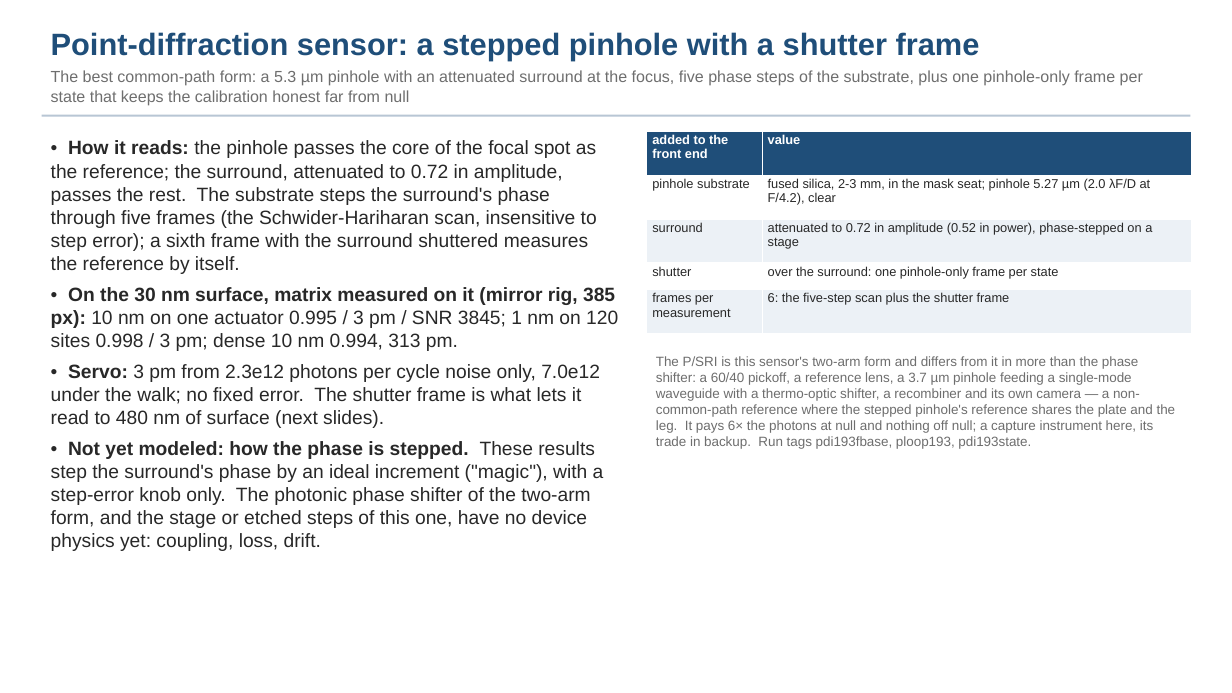
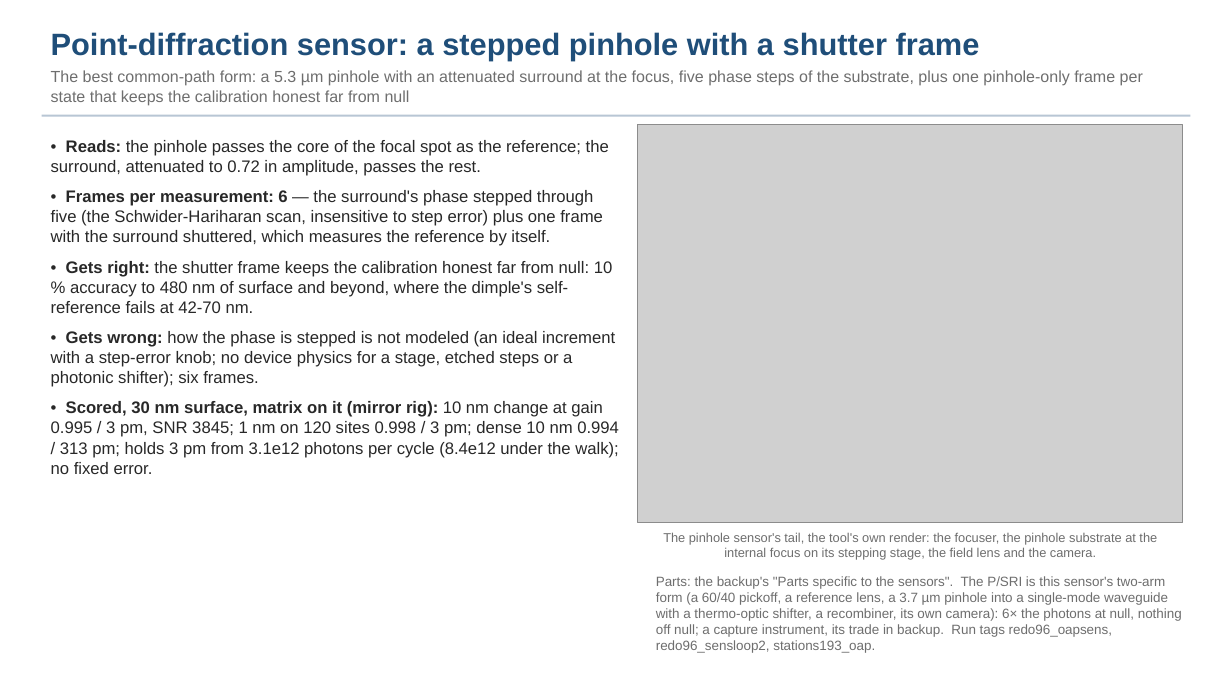
Before and after one commit to nasa-jpl/macos, a slide deck: slide 10 of demo_session/deck_gauges_short.pptx. Drawn at 1232x693 pixels with LibreOffice and Linux fonts; fonts in the diff are those of the drawing; grey boxes stand for pictures. Boxes give left, top, right and bottom in pixels: in the first picture for what was removed or moved away, otherwise in the second. Text is boxed around its words. In the diff, an @@ line names an element or a change of style, - is before the commit and + after.

```diff
--- a/demo_session/deck_gauges_short.pptx
+++ b/demo_session/deck_gauges_short.pptx
@@ text at (51,140,619,474): text changed; size 15 to 13 pt @@
-• How it reads: the pinhole passes the core of the focal spot as the reference; the surround, attenuated to 0.72 in amplitude, passes the rest. The substrate steps the surround's phase through five frames (the Schwider-Hariharan scan, insensitive to step error); a sixth frame with the surround shuttered measures the reference by itself.
-• On the 30 nm surface, matrix measured on it (mirror rig, 385 px): 10 nm on one actuator 0.995 / 3 pm / SNR 3845; 1 nm on 120 sites 0.998 / 3 pm; dense 10 nm 0.994, 313 pm.
-• Servo: 3 pm from 2.3e12 photons per cycle noise only, 7.0e12 under the walk; no fixed error. The shutter frame is what lets it read to 480 nm of surface (next slides).
-• Not yet modeled: how the phase is stepped. These results step the surround's phase by an ideal increment ("magic"), with a step-error knob only. The photonic phase shifter of the two-arm form, and the stage or etched steps of this one, have no device physics yet: coupling, loss, drift.
+• Reads: the pinhole passes the core of the focal spot as the reference; the surround, attenuated to 0.72 in amplitude, passes the rest.
+• Frames per measurement: 6 — the surround's phase stepped through five (the Schwider-Hariharan scan, insensitive to step error) plus one frame with the surround shuttered, which measures the reference by itself.
+• Gets right: the shutter frame keeps the calibration honest far from null: 10 % accuracy to 480 nm of surface and beyond, where the dimple's self-reference fails at 42-70 nm.
+• Gets wrong: how the phase is stepped is not modeled (an ideal increment with a step-error knob; no device physics for a stage, etched steps or a photonic shifter); six frames.
+• Scored, 30 nm surface, matrix on it (mirror rig): 10 nm change at gain 0.995 / 3 pm, SNR 3845; 1 nm on 120 sites 0.998 / 3 pm; dense 10 nm 0.994 / 313 pm; holds 3 pm from 3.1e12 photons per cycle (8.4e12 under the walk); no fixed error.
@@ picture added at (638,125,1183,523) @@
@@ table removed at (647,131,1192,334), 5 rows, 2 columns @@
-added to the front end | value
-pinhole substrate | fused silica, 2-3 mm, in the mask seat; pinhole 5.27 µm (2.0 λF/D at F/4.2), clear
-surround | attenuated to 0.72 in amplitude (0.52 in power), phase-stepped on a stage
-shutter | over the surround: one pinhole-only frame per state
-frames per measurement | 6: the five-step scan plus the shutter frame
@@ text added at (663,532,1157,560), 10 pt, text #6E6E6E @@
+The pinhole sensor's tail, the tool's own render: the focuser, the pinhole substrate at the internal focus on its stepping stage, the field lens and the camera.
@@ text at (656,576,1182,653): text changed @@
-The P/SRI is this sensor's two-arm form and differs from it in more than the phase shifter: a 60/40 pickoff, a reference lens, a 3.7 µm pinhole feeding a single-mode waveguide with a thermo-optic shifter, a recombiner and its own camera — a non-common-path reference where the stepped pinhole's reference shares the plate and the leg. It pays 6× the photons at null and nothing off null; a capture instrument here, its trade in backup. Run tags pdi193fbase, ploop193, pdi193state.
+Parts: the backup's "Parts specific to the sensors". The P/SRI is this sensor's two-arm form (a 60/40 pickoff, a reference lens, a 3.7 µm pinhole into a single-mode waveguide with a thermo-optic shifter, a recombiner, its own camera): 6× the photons at null, nothing off null; a capture instrument, its trade in backup. Run tags redo96_oapsens, redo96_sensloop2, stations193_oap.
```
Also in this commit, not shown: 7 other slides changed, 13 other files.
